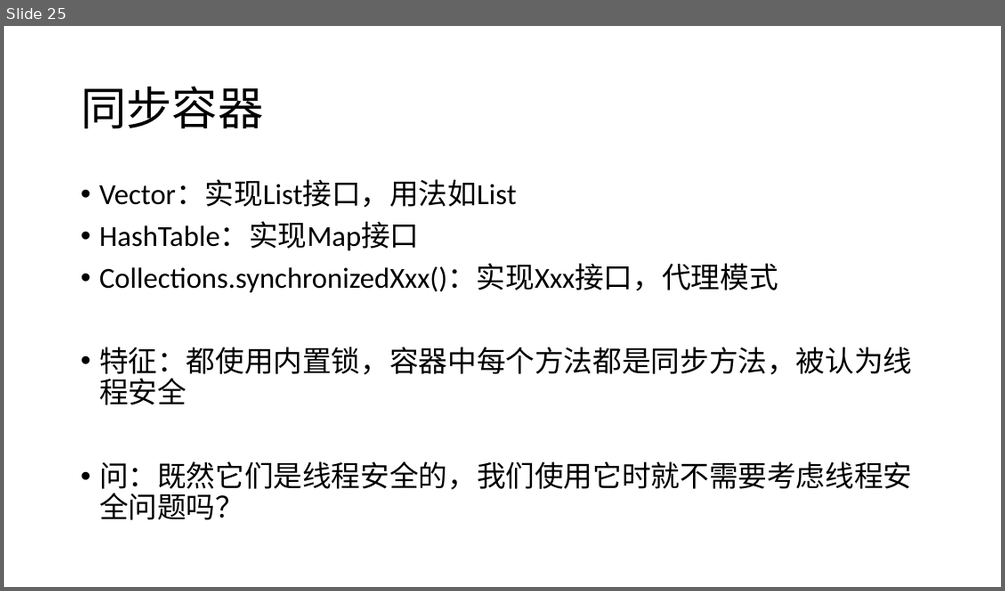
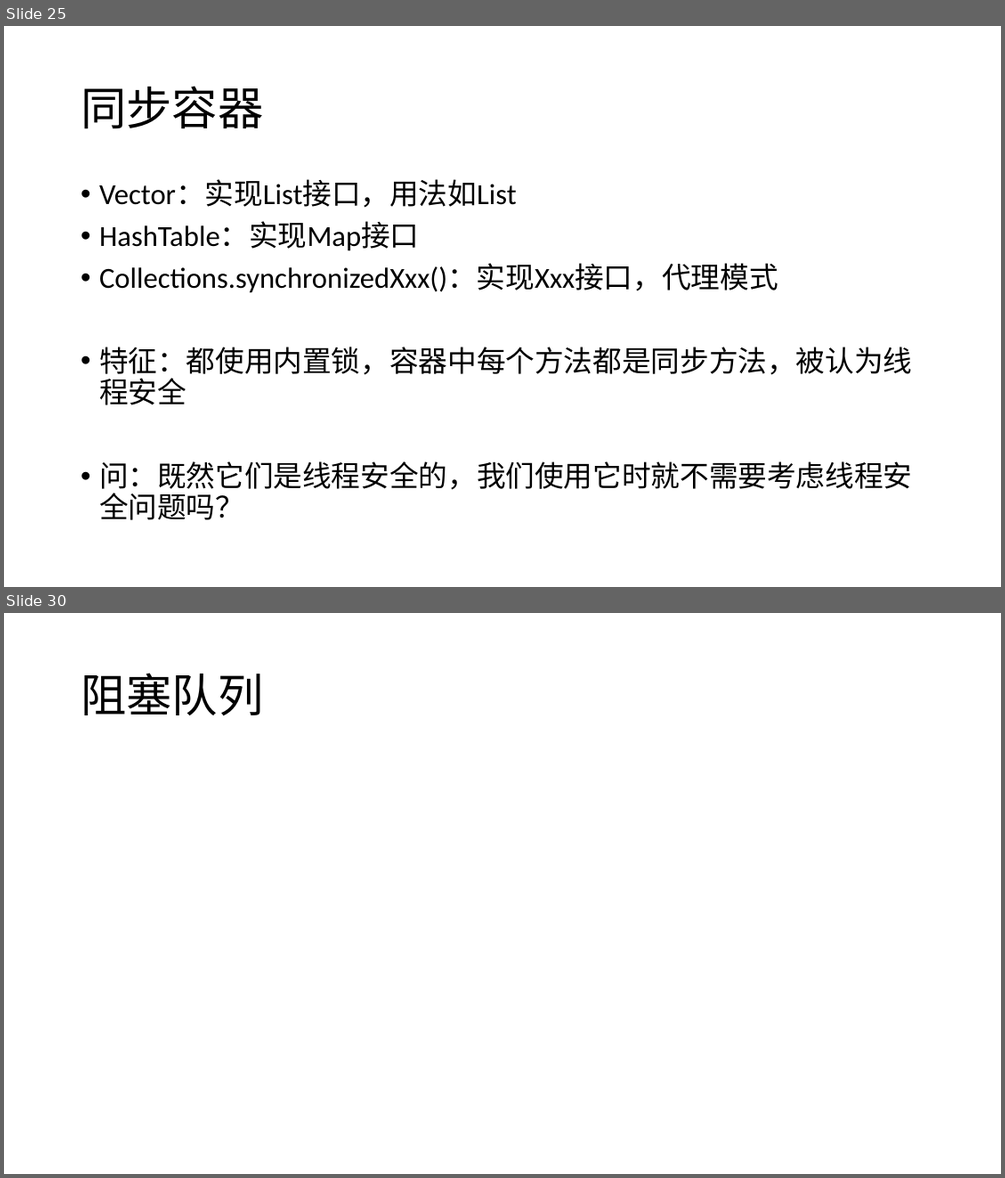
Before and after one commit to GerogeLeon/multithread_demo, a slide deck: JAVA并发编程.pptx. Shown one above the other, each under a label of ours: slide 25 before the commit, slides 25 and 30 after it; the slides between them are not shown. The pictures are 1005x591 and 1005x1178 pixels, drawn with LibreOffice and Linux fonts; fonts in the diff are those of the drawing. Boxes give left, top, right and bottom in pixels: in the first picture for what was removed or moved away, otherwise in the second. Text is boxed around its words. In the diff, an @@ line names an element or a change of style, - is before the commit and + after.

```diff
--- a/JAVA并发编程.pptx
+++ b/JAVA并发编程.pptx
@@ slide 30 added at box(4, 613, 1001, 1174), background #FFFFFF @@
@@ title added at box(81, 673, 263, 716), 44 pt, text #000000 @@
+阻塞队列
```
Also in this commit, not shown: 1 slide changed, 3 other slides added, 1 slide removed, 5 other files.
